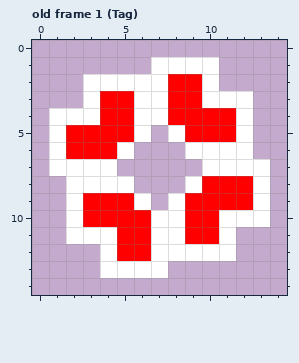
Two versions of one pixel-art file, ElevatorGame/Content/graphics/Anger.aseprite. The picture above is the old version.
15x15 pixels, 1 frame. Shown: old frame 1 (Tag).
Now the later version:
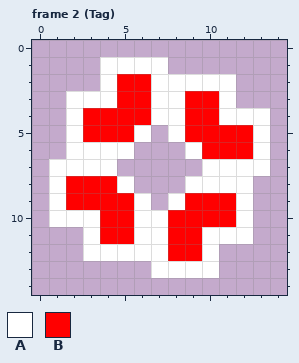
Palette (. is transparent): A #ffffff  B #ff0000
A new or re-ordered frame is compared with the old frame closest to it.
Message: Made anger sprite animated
Difference:
frames 1 -> 2
Frame 2 (Tag) is new; against old frame 1 (Tag):
y 1: x 4..6 ... -> AAA; x 8..10 AAA -> ...
y 2: x 3 A -> .; x 5..6 AA -> BB; x 8..9 BB -> AA; x 11 . -> A
y 3: x 2 . -> A; x 4 B -> A; x 6 A -> B; x 8 B -> A; x 10 A -> B; x 12 A -> .
y 4: x 1 A -> .; x 3 A -> B; x 6 A -> B; x 8 B -> A; x 11 B -> A; x 13 . -> A
y 5: x 1..2 AB -> .A; x 12..13 A. -> BA
y 6: x 1..4 ABBB -> .AAA; x 10..13 AAA. -> BBBA
y 8: x 1..4 .AAA -> ABBB; x 10..13 BBBA -> AAA.
y 9: x 1..2 .A -> AB; x 12..13 BA -> A.
y 10: x 1 . -> A; x 3 B -> A; x 6 B -> A; x 8 A -> B; x 11 A -> B; x 13 A -> .
y 11: x 2 A -> .; x 4 A -> B; x 6 B -> A; x 8 A -> B; x 10 B -> A; x 12 . -> A
y 12: x 3 . -> A; x 5..6 BB -> AA; x 8..9 AA -> BB; x 11 A -> .
y 13: x 4..6 AAA -> ...; x 8..10 ... -> AAA
Changed places in both pictures, as pixel boxes (x1, y1, x2, y2):
changed: (49, 57, 270, 278)
